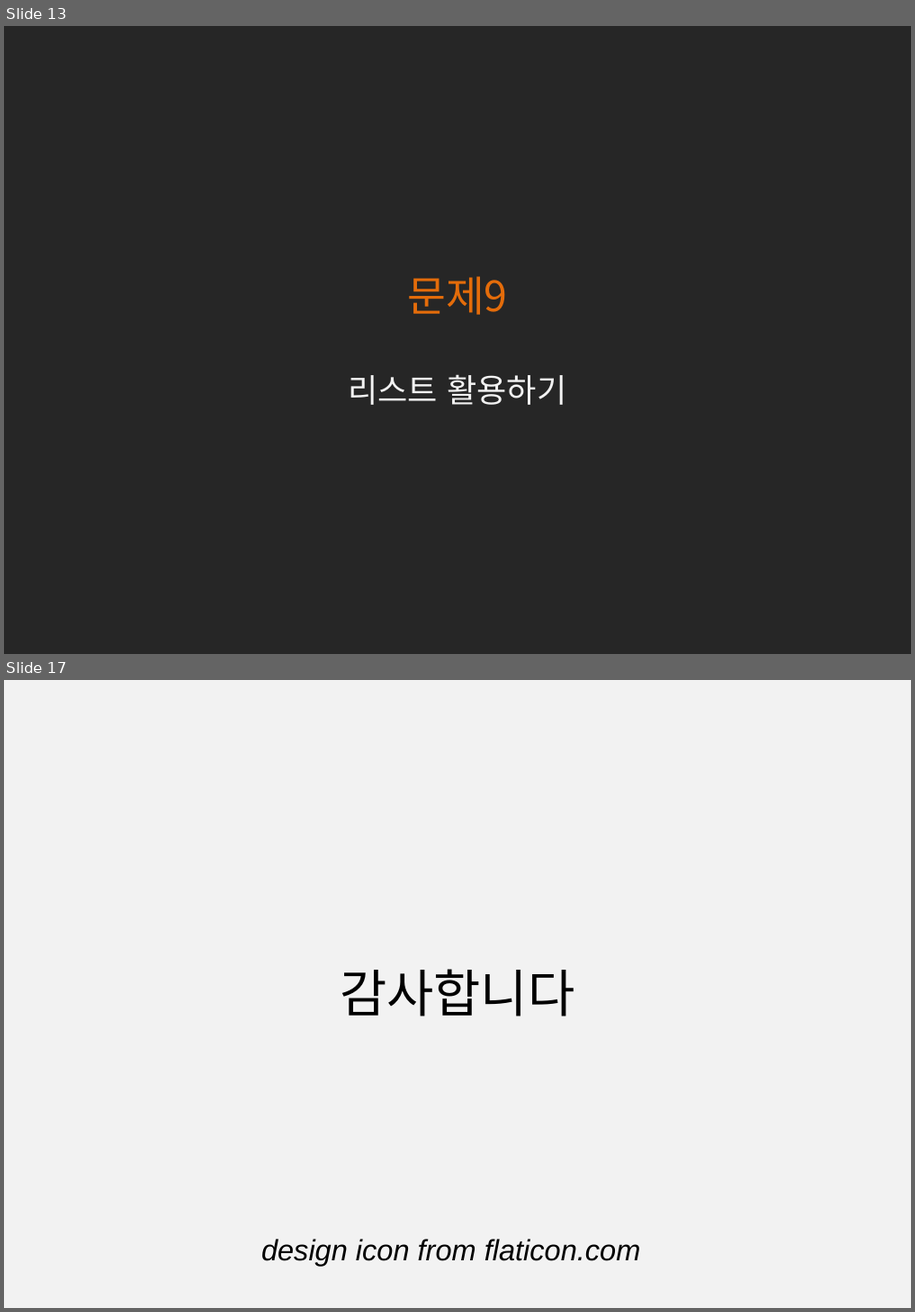
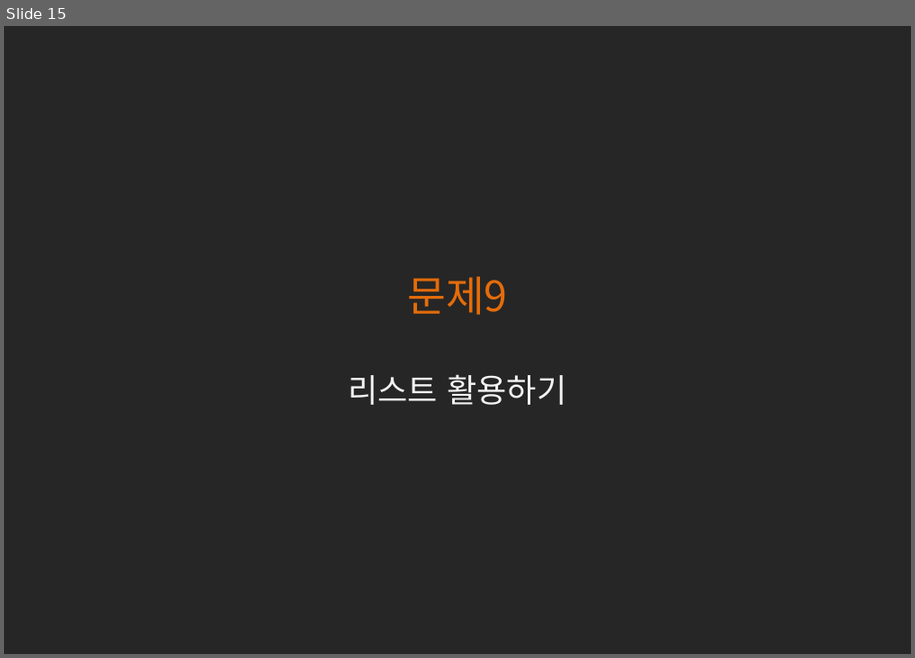
Before and after one commit to kwonkijun/python, a slide deck: 2021작심두달웹크롤링/웹크롤링(PPT)/작심두달 웹크롤링 멘토링 수업 - 1. 파이썬 기초 문제.pptx. Shown one above the other, each under a label of ours: slides 13 and 17 before the commit, slide 15 after it; the slides between them are not shown. The pictures are 915x1312 and 915x658 pixels, drawn with LibreOffice and Linux fonts; fonts in the diff are those of the drawing. Boxes give left, top, right and bottom in pixels: in the first picture for what was removed or moved away, otherwise in the second. Text is boxed around its words. In the diff, an @@ line names an element or a change of style, - is before the commit and + after.

```diff
--- a/2021작심두달웹크롤링/웹크롤링(PPT)/작심두달 웹크롤링 멘토링 수업 - 1. 파이썬 기초 문제.pptx
+++ b/2021작심두달웹크롤링/웹크롤링(PPT)/작심두달 웹크롤링 멘토링 수업 - 1. 파이썬 기초 문제.pptx
@@ slide 17 removed at <box>4,680,911,1308</box>, background #F2F2F2 @@
@@ text removed at <box>340,969,576,1017</box> @@
-감사합니다
@@ text removed at <box>261,1239,641,1266</box> @@
-design icon from flaticon.com
@@ what was slide 13 is now slide 15 @@
```
Also in this commit, not shown: 1 slide changed, 4 slides added, 2 other slides removed, 14 other files.
